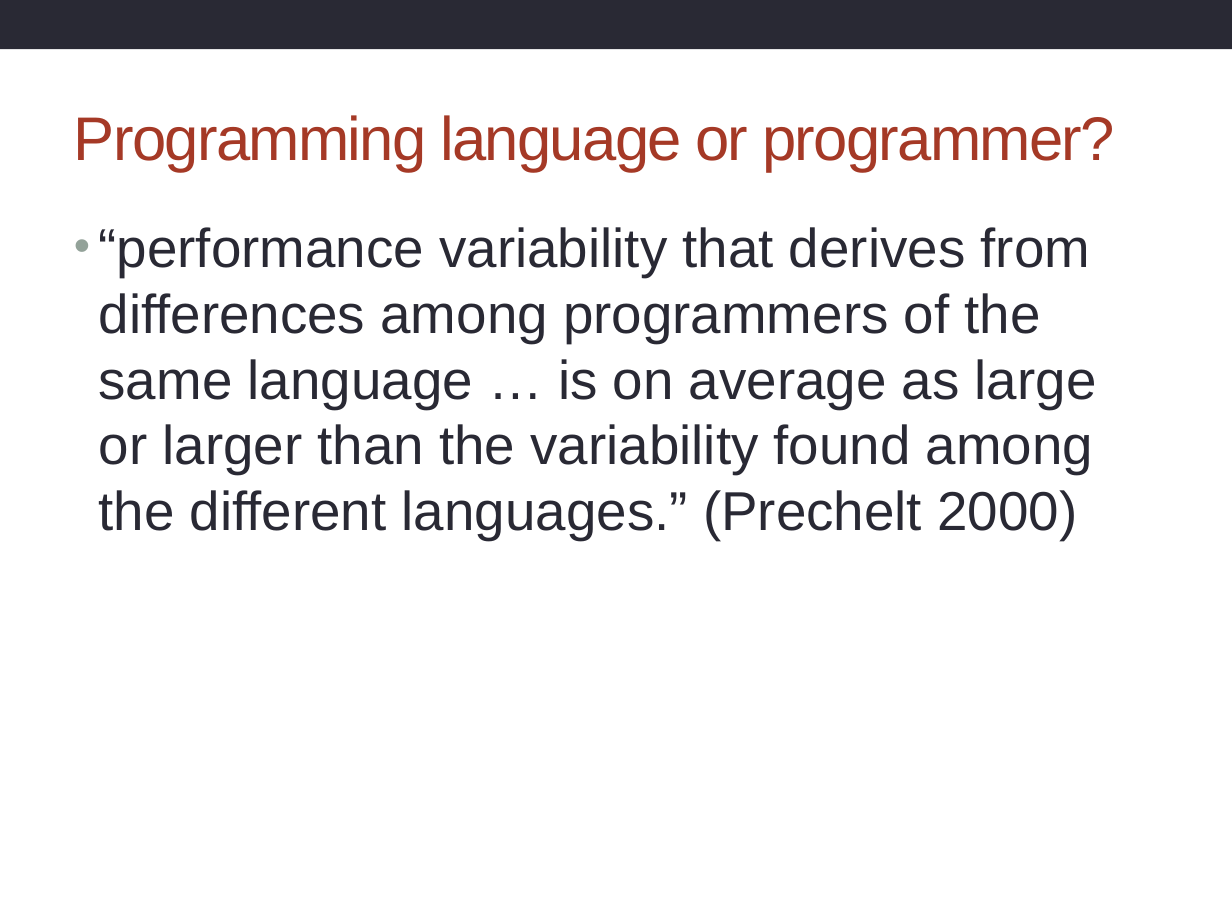
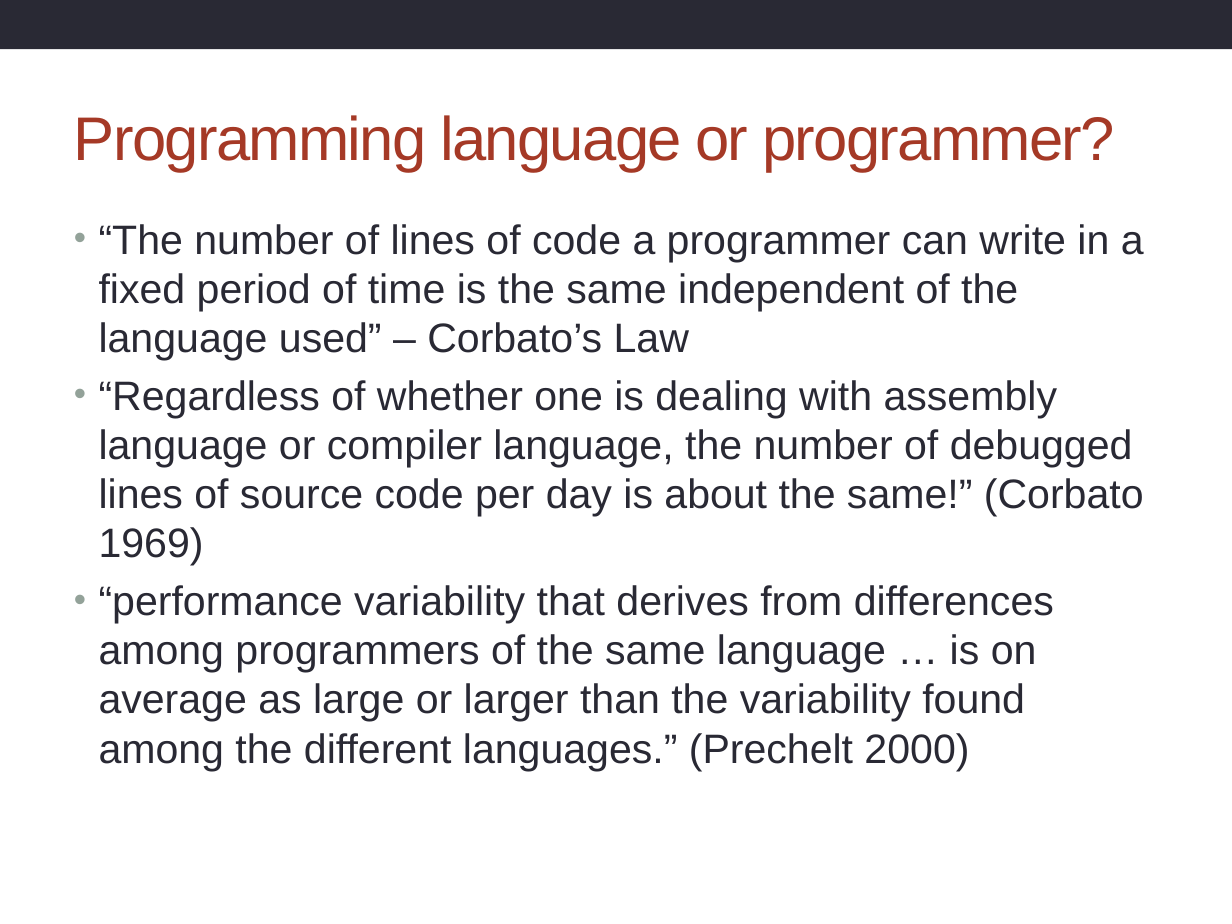
Before and after one commit to supa-uk/2014-12-11-ugsupa, a slide deck: slide 10 of archer/Introduction.pptx. Drawn at 1232x924 pixels with LibreOffice and Linux fonts; fonts in the diff are those of the drawing; background and template pictures are left out. Boxes give left, top, right and bottom in pixels: in the first picture for what was removed or moved away, otherwise in the second. Text is boxed around its words. In the diff, an @@ line names an element or a change of style, - is before the commit and + after.

Commit message:
Added Corbato's Law

```diff
--- a/archer/Introduction.pptx
+++ b/archer/Introduction.pptx
@@ text at (99, 224, 1144, 566): paragraphs added @@
+• “The number of lines of code a programmer can write in a fixed period of time is the same independent of the language used” – Corbato’s Law
+• “Regardless of whether one is dealing with assembly language or compiler language, the number of debugged lines of source code per day is about the same!” (Corbato 1969)
@@ text at (99, 585, 1054, 771): size 32 to 24 pt in "“performance variability that derives from differences among ..."; less space between paragraphs @@
```
Also in this commit, not shown: 1 other slide changed.
